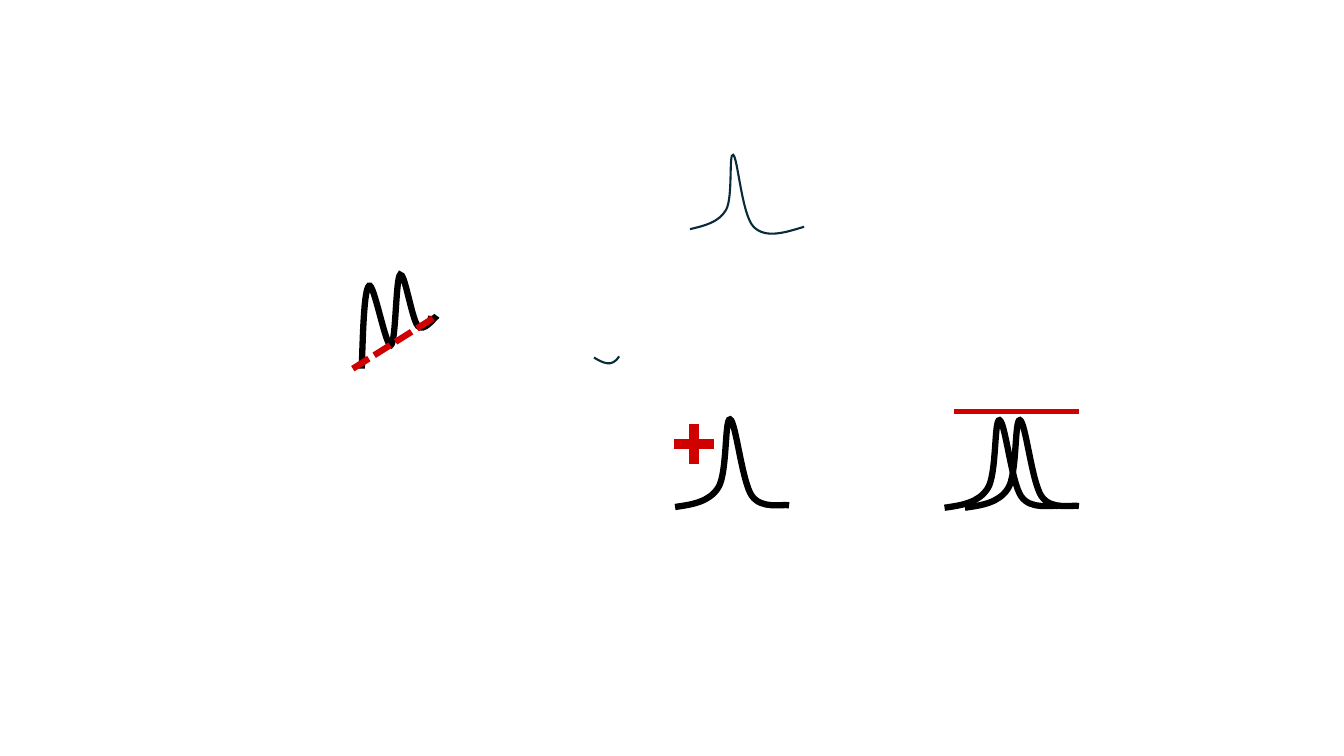
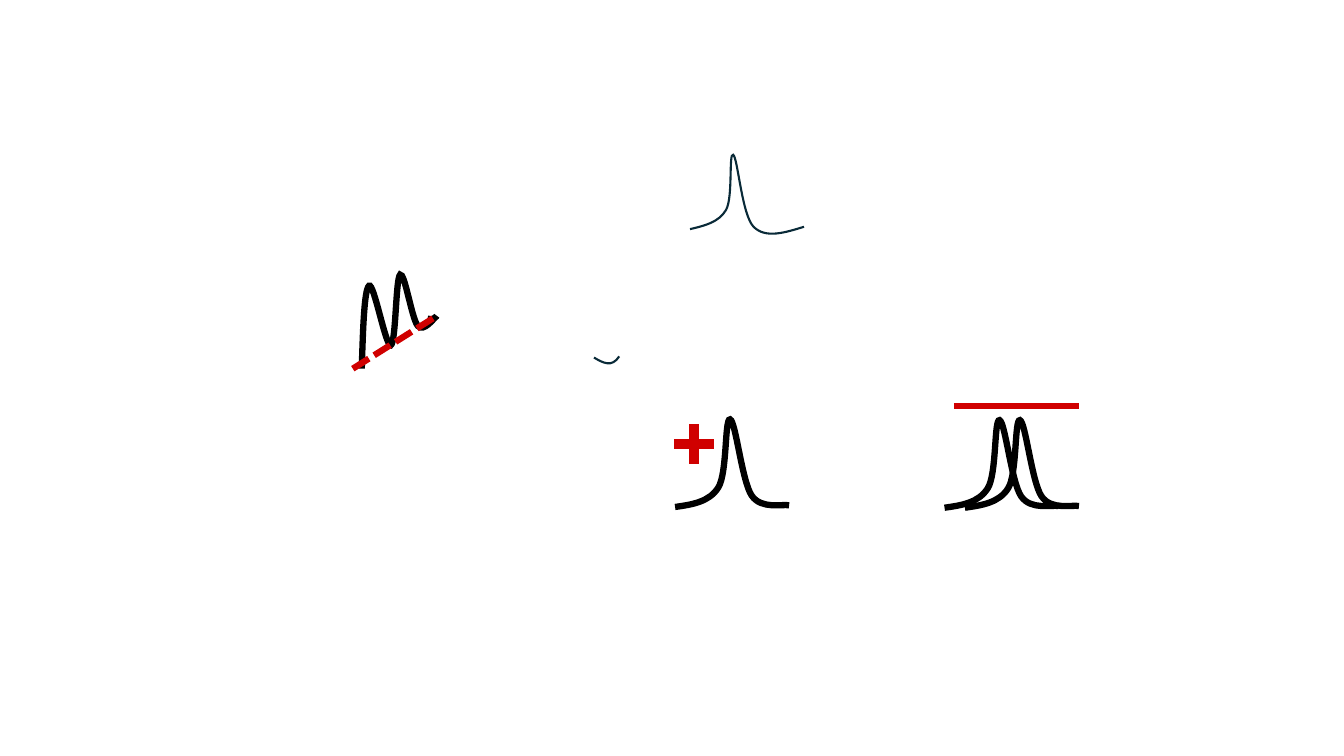
Before and after one commit to CEA-MetroCarac/SPECTROview, a slide deck: slide 1 of app/ui/iconpack/icon.pptx. Drawn at 1344x756 pixels with LibreOffice and Linux fonts; fonts in the diff are those of the drawing. Boxes give left, top, right and bottom in pixels: in the first picture for what was removed or moved away, otherwise in the second. Text is boxed around its words. In the diff, an @@ line names an element or a change of style, - is before the commit and + after.

```diff
--- a/app/ui/iconpack/icon.pptx
+++ b/app/ui/iconpack/icon.pptx
@@ line moved from (954, 411) - (1079, 411) to (954, 406) - (1079, 406) @@
@@ line (954, 406) - (1079, 406): stroke #D00000 3 pt to #D00000 4.5 pt @@
```
Also in this commit, not shown: 3 other files.
